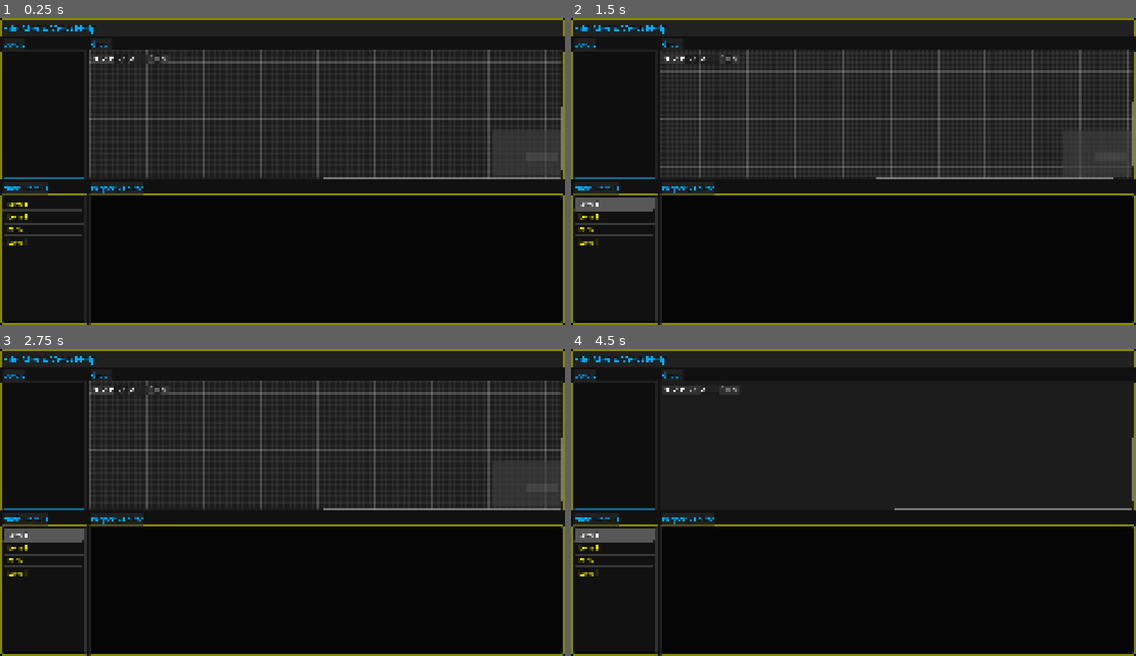
Above: before the commit, frames 1-4 (two rows, left to right).
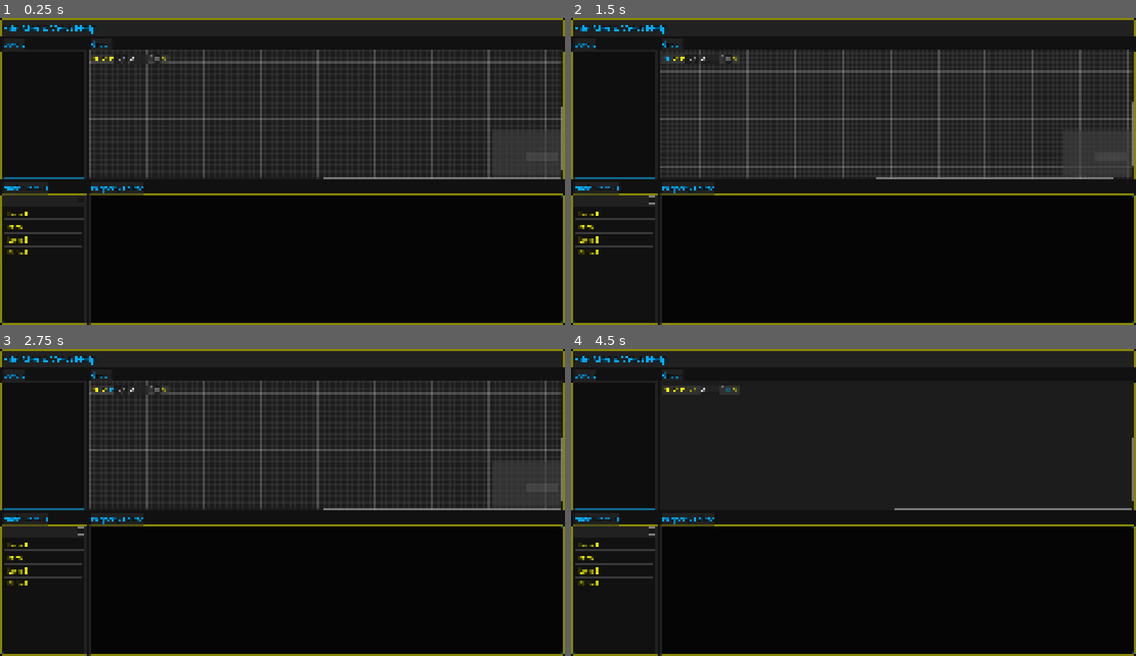
Above: after the commit, the same moments.

Repository: Phillip383/StoryGraph
Game: Godot game, scene res://scenes/UI/Editor/graph_editor.tscn
Two runs of this game, one before a commit and one after it. Both use one fixed random seed, a clock stepped at 60 frames per second and the inputs below.
Inputs (mouse positions are in pixels of both pictures, inside the frame that each line leads up to):
- Up to frame 1 (0.25 s): no input
- Up to frame 2 (1.5 s): click (650, 199) at 0.52 s; click (667, 57) at 1.25 s
- Up to frame 3 (2.75 s): click (113, 388) at 2 s
- Up to frame 4 (4.5 s): click (689, 388) at 2.75 s; click (695, 388) at 3.5 s; click (729, 388) at 4.25 s

The runs differ from the first frame. In frame 1, 0.9% of the frame differs, in the area x 0-30%, y 12-78%; in frame 2, 1.3%; in frame 3, 1.3%; in frame 4, 1.4%.

Commit message:
created node details scene.

Diff:
--- a/scenes/UI/Editor/graph_editor.tscn
+++ b/scenes/UI/Editor/graph_editor.tscn
@@ -6,8 +6,8 @@
 [ext_resource type="Theme" uid="uid://wro5ncgxmqmq" path="res://story_graph_theme.tres" id="1_wjrqj"]
 [ext_resource type="PackedScene" uid="uid://bsdca22cutwdk" path="res://scenes/UI/Inspectors/inspector_container.tscn" id="4_h0swr"]
 [ext_resource type="PackedScene" uid="uid://b1ruqpcnl1fhv" path="res://scenes/UI/Inspectors/inspector_tree.tscn" id="4_tixvr"]
-[ext_resource type="PackedScene" uid="uid://cb26resk8d7gq" path="res://scenes/UI/Inspectors/inspector_list.tscn" id="5_nxgem"]
 [ext_resource type="PackedScene" uid="uid://cfhnqaiw8smg4" path="res://scenes/UI/Inspectors/inspector_editor.tscn" id="6_nxgem"]
+[ext_resource type="PackedScene" uid="uid://d2eujlaoqe32p" path="res://scenes/UI/Editor/node_details_container.tscn" id="8_w61rn"]
 
 [sub_resource type="StyleBoxFlat" id="StyleBoxFlat_fgo7h"]
 bg_color = Color(0.019607844, 0.019607844, 0.019607844, 0.8352941)
@@ -67,7 +67,7 @@
 [node name="Graph" parent="PanelContainer/MarginContainer/Main_C/VSplitContainer/StoryLines_Graph_C/Graphs_C" instance=ExtResource("1_ot8g1")]
 custom_minimum_size = Vector2(1500, 0)
 layout_mode = 2
-scroll_offset = Vector2(-1662, -477)
+scroll_offset = Vector2(-1, -29)
 metadata/_tab_index = 0
 
 [node name="HSplitContainer" type="HSplitContainer" parent="PanelContainer/MarginContainer/Main_C/VSplitContainer"]
@@ -82,7 +82,7 @@
 layout_mode = 2
 current_tab = 0
 
-[node name="Node Details" parent="PanelContainer/MarginContainer/Main_C/VSplitContainer/HSplitContainer/Inspector_Left_Bottom_C" instance=ExtResource("5_nxgem")]
+[node name="Node Details" parent="PanelContainer/MarginContainer/Main_C/VSplitContainer/HSplitContainer/Inspector_Left_Bottom_C" instance=ExtResource("8_w61rn")]
 layout_mode = 2
 metadata/_tab_index = 0
 
@@ -97,5 +97,4 @@
 theme = ExtResource("1_wjrqj")
 metadata/_tab_index = 0
 
-[editable path="PanelContainer/MarginContainer/Main_C/VSplitContainer/HSplitContainer/Inspector_Left_Bottom_C/Node Details"]
 [editable path="PanelContainer/MarginContainer/Main_C/VSplitContainer/HSplitContainer/Inspector_Bottom_C/Property Editor"]
--- /dev/null
+++ b/scenes/UI/Editor/node_details_container.tscn
@@ -0,0 +1,46 @@
+[gd_scene load_steps=3 format=3 uid="uid://d2eujlaoqe32p"]
+
+[ext_resource type="Theme" uid="uid://wro5ncgxmqmq" path="res://story_graph_theme.tres" id="1_7csry"]
+[ext_resource type="Texture2D" uid="uid://bt5b2dj1m6c88" path="res://assets/Textures/Icons/128/plus.png" id="1_l2lpm"]
+
+[node name="NodeDetailsContainer" type="MarginContainer"]
+offset_left = 2.0
+offset_top = 2.0
+offset_right = 298.0
+offset_bottom = 498.0
+
+[node name="VBoxContainer" type="VBoxContainer" parent="."]
+layout_mode = 2
+
+[node name="HBoxContainer" type="HBoxContainer" parent="VBoxContainer"]
+custom_minimum_size = Vector2(0, 30)
+layout_mode = 2
+size_flags_horizontal = 8
+size_flags_vertical = 8
+
+[node name="MarginContainer" type="MarginContainer" parent="VBoxContainer/HBoxContainer"]
+layout_mode = 2
+
+[node name="AddPropertyButton" type="Button" parent="VBoxContainer/HBoxContainer/MarginContainer"]
+modulate = Color(0.6235599, 0.62355983, 0.62355983, 1)
+custom_minimum_size = Vector2(25, 0)
+layout_mode = 2
+tooltip_text = "Add property to selected node."
+theme = ExtResource("1_7csry")
+icon = ExtResource("1_l2lpm")
+icon_alignment = 1
+expand_icon = true
+
+[node name="ItemList_SC" type="ScrollContainer" parent="VBoxContainer"]
+layout_mode = 2
+size_flags_vertical = 3
+
+[node name="ItemList" type="ItemList" parent="VBoxContainer/ItemList_SC"]
+layout_mode = 2
+size_flags_horizontal = 3
+size_flags_vertical = 3
+item_count = 4
+item_0/text = "Item 1"
+item_1/text = "Item 2"
+item_2/text = "Item 3"
+item_3/text = "Item 4"
--- a/scenes/UI/Inspectors/inspector_list.tscn
+++ b/scenes/UI/Inspectors/inspector_list.tscn
@@ -4,10 +4,14 @@
 
 [node name="InspectorList" instance=ExtResource("1_11h7a")]
 
-[node name="ItemList_SC" type="ScrollContainer" parent="." index="0"]
+[node name="VBoxContainer" type="VBoxContainer" parent="." index="0"]
 layout_mode = 2
 
-[node name="ItemList" type="ItemList" parent="ItemList_SC" index="0"]
+[node name="ItemList_SC" type="ScrollContainer" parent="VBoxContainer" index="0"]
+layout_mode = 2
+size_flags_vertical = 3
+
+[node name="ItemList" type="ItemList" parent="VBoxContainer/ItemList_SC" index="0"]
 layout_mode = 2
 size_flags_horizontal = 3
 size_flags_vertical = 3
--- a/story_graph_theme.tres
+++ b/story_graph_theme.tres
@@ -176,6 +176,9 @@
 corner_radius_bottom_left = 4
 
 [resource]
+Button/colors/font_color = Color(0, 0.6901961, 1, 1)
+Button/colors/icon_hover_color = Color(0, 0.6901961, 1, 1)
+Button/colors/icon_normal_color = Color(1, 0.99215686, 0, 1)
 GraphNode/colors/resizer_color = Color(0.875, 0.875, 0.875, 1)
 GraphNode/styles/panel = SubResource("StyleBoxFlat_kvpkt")
 GraphNode/styles/panel_focus = SubResource("StyleBoxFlat_77wbm")
